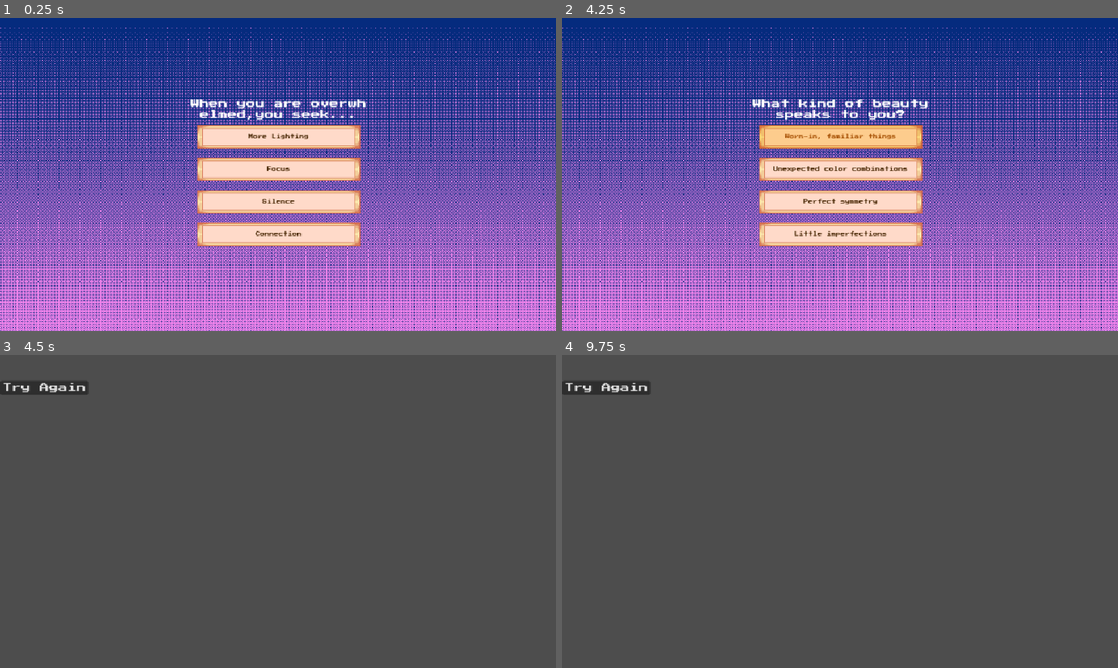
Above: before the commit, frames 1-4 (two rows, left to right).
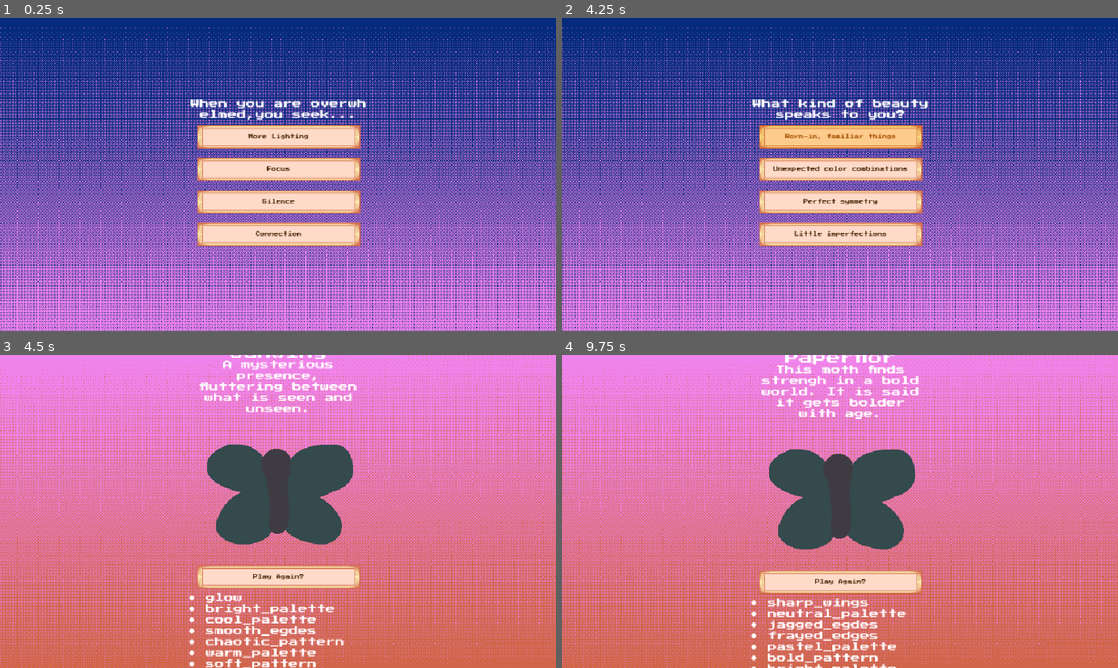
Above: after the commit, the same moments.

Repository: sewtotaleye/The-Moth-Inside
Game: Godot game, scene res://main.tscn
Same seed, same stepped clock (60 frames per second), same inputs: the game is played once before the commit and once after it.
Inputs:
- Up to frame 1 (0.25 s): no input
- Up to frame 2 (4.25 s): click "More Lighting" at 0.5 s; click "Money" at 1.25 s; click "Routine" at 2 s; click "A moth circling a porch light" at 2.75 s; click "A soft candle" at 3.5 s
- Up to frame 3 (4.5 s): click "Worn-in, familiar things" at 4.25 s
- Up to frame 4 (9.75 s): click "Try Again" (after the commit: "Play Again?") at 5 s; click "Focus" at 5.75 s; click "Power" at 6.5 s; click "Chaos" at 7.25 s; click "A petal fallen in the rain" at 8 s; click "A string of fairy lights" at 8.75 s; click "Unexpected color combinations" at 9.5 s

Frames 1-2 are identical in both runs. In frame 3, 99% of the frame differs, in the area x 0-100%, y 0-100%; in frame 4, 99%.

Commit message:
is this.... a prototype?

Diff:
--- a/the-moth-inside/scenes/result/result_scene.tscn
+++ b/the-moth-inside/scenes/result/result_scene.tscn
@@ -1,32 +1,64 @@
-[gd_scene load_steps=2 format=3 uid="uid://7osaj5fvab7w"]
+[gd_scene load_steps=5 format=3 uid="uid://7osaj5fvab7w"]
 
 [ext_resource type="Script" uid="uid://c4ljpwbal8e4j" path="res://scripts/result.gd" id="1_6arnk"]
+[ext_resource type="Texture2D" uid="uid://7yh52if30fe7" path="res://assets/backgrounds/result_background.png" id="2_6pwfk"]
+[ext_resource type="Texture2D" uid="uid://c426vhh75mkl5" path="res://assets/moth_parts/sample_moth.png" id="3_8dhx7"]
+[ext_resource type="Theme" uid="uid://2u73dho8wklv" path="res://assets/ui/pixel_ui_theme.tres" id="4_7llif"]
 
-[node name="Control" type="Control"]
+[node name="Result" type="Control"]
 layout_mode = 3
-anchors_preset = 0
-offset_right = 40.0
-offset_bottom = 40.0
+anchors_preset = 15
+anchor_right = 1.0
+anchor_bottom = 1.0
+grow_horizontal = 2
+grow_vertical = 2
 script = ExtResource("1_6arnk")
 
 [node name="TextureRect" type="TextureRect" parent="."]
 layout_mode = 0
 offset_right = 40.0
 offset_bottom = 40.0
+texture = ExtResource("2_6pwfk")
 
-[node name="VBoxContainer" type="VBoxContainer" parent="."]
-layout_mode = 0
-offset_right = 40.0
-offset_bottom = 40.0
+[node name="CenterContainer" type="CenterContainer" parent="."]
+layout_mode = 1
+anchors_preset = 15
+anchor_right = 1.0
+anchor_bottom = 1.0
+grow_horizontal = 2
+grow_vertical = 2
 
-[node name="Label" type="Label" parent="VBoxContainer"]
+[node name="VBoxContainer" type="VBoxContainer" parent="CenterContainer"]
 layout_mode = 2
+theme_override_constants/separation = 2
+alignment = 1
 
-[node name="TextureRect" type="TextureRect" parent="VBoxContainer"]
+[node name="name_label" type="Label" parent="CenterContainer/VBoxContainer"]
 layout_mode = 2
+theme_override_font_sizes/font_size = 24
+text = "Your moth name here"
+horizontal_alignment = 1
+vertical_alignment = 1
 
-[node name="Label2" type="Label" parent="VBoxContainer"]
+[node name="blurb_label" type="Label" parent="CenterContainer/VBoxContainer"]
+custom_minimum_size = Vector2(2, 0)
 layout_mode = 2
+text = "A short description of your moth"
+horizontal_alignment = 1
+vertical_alignment = 1
+autowrap_mode = 2
 
-[node name="Button" type="Button" parent="VBoxContainer"]
+[node name="moth_image" type="TextureRect" parent="CenterContainer/VBoxContainer"]
 layout_mode = 2
+texture = ExtResource("3_8dhx7")
+expand_mode = 5
+stretch_mode = 5
+
+[node name="restart_button" type="Button" parent="CenterContainer/VBoxContainer"]
+layout_mode = 2
+theme = ExtResource("4_7llif")
+text = "Play Again?"
+icon_alignment = 1
+
+[node name="trait_list" type="Label" parent="CenterContainer/VBoxContainer"]
+layout_mode = 2
--- a/the-moth-inside/scripts/quiz.gd
+++ b/the-moth-inside/scripts/quiz.gd
@@ -58,4 +58,4 @@
     if parent.has_method("load_result"):
         parent.load_result(collected_traits)
     else:
-        print("❌ parent is null or missing load_result()")
+        print(" parent is null or missing load_result()")
--- a/the-moth-inside/scripts/result.gd
+++ b/the-moth-inside/scripts/result.gd
@@ -1,37 +1,58 @@
 extends Control
 
-var collected_traits = {}
+@onready var name_label = $CenterContainer/VBoxContainer/name_label
+@onready var blurb_label = $CenterContainer/VBoxContainer/blurb_label
+@onready var moth_image = $CenterContainer/VBoxContainer/moth_image
+@onready var trait_list = $CenterContainer/VBoxContainer/trait_list
+@onready var restart_button = $CenterContainer/VBoxContainer/restart_button
 
-@onready var name_label = $VBoxContainer/Label
-@onready var moth_image = $VBoxContainer/TextureRect
-@onready var blurb_label = $VBoxContainer/Label2
-@onready var restart_button = $VBoxContainer/Button
+var traits_to_display := {}
 
 func _ready():
-    restart_button.text = "Try Again"
-    restart_button.connect("pressed", Callable(self, "_on_restart_pressed"))
+    restart_button.pressed.connect(_on_restart_pressed)
 
-func set_traits(traits: Dictionary) -> void:
-    # You can update this logic later to display results
-    print("Collected traits:", traits)
 
-func display_result():
-    # 1. Pick a name based on traits
-    name_label.text = generate_name()
+    await get_tree().process_frame
 
-    # 2. Pick an image (TEMP: placeholder moth)
-    moth_image.texture = preload("res://assets/moth_parts/sample_moth.png")
+    if traits_to_display.size() > 0:
+        display_traits()
 
-    # 3. Poetic blurb
-    blurb_label.text = generate_blurb()
 
-func generate_name():
-    # Very simple placeholder name logic
-    var words = ["Lantern", "Whisper", "Veil", "Dust", "Flicker"]
-    return "The " + words[randi() % words.size()] + " Moth"
+func set_traits(collected_traits: Dictionary) -> void:
+    traits_to_display = collected_traits
 
-func generate_blurb():
-    return "You move gently through the world, shaped by what you hold close."
+func display_traits() -> void:
+    print("Received traits:", traits_to_display)
+
+
+    var trait_text := ""
+    for t in traits_to_display.keys():
+        trait_text += "• %s\n" % t
+    trait_list.text = trait_text.strip_edges()
+
+
+    name_label.text = generate_name(traits_to_display)
+    blurb_label.text = generate_blurb(traits_to_display)
+
+func generate_name(traits: Dictionary) -> String:
+    if traits.has("glow") and traits.has("bright_palette"):
+        return "Sunwing"
+    elif traits.has("frayed_edges") and traits.has("pastel_palette"):
+        return "Paperflor"
+    elif traits.has("neutral_palette"):
+        return "Neuluna"
+    else:
+        return "Unnamed Moth"
+
+func generate_blurb(traits: Dictionary) -> String:
+    if traits.has("fuzzy"):
+        return "This moth spends long days flying higher than average. It is said that it wishes to be a bird."
+    elif traits.has("torn_wing"):
+        return "Even damaged wings can carry great strength. This one proves it."
+    elif traits.has("bold_pattern"):
+        return "This moth finds strengh in a bold world. It is said it gets bolder with age."
+    else:
+        return "A mysterious presence, fluttering between what is seen and unseen."
 
 func _on_restart_pressed():
-    get_tree().reload_current_scene()  # Quick and dirty restart for jam
+    get_tree().reload_current_scene()
Binary file added: the-moth-inside/assets/backgrounds/result_background.png
Not shown, added: the-moth-inside/assets/backgrounds/result_background.png.import
